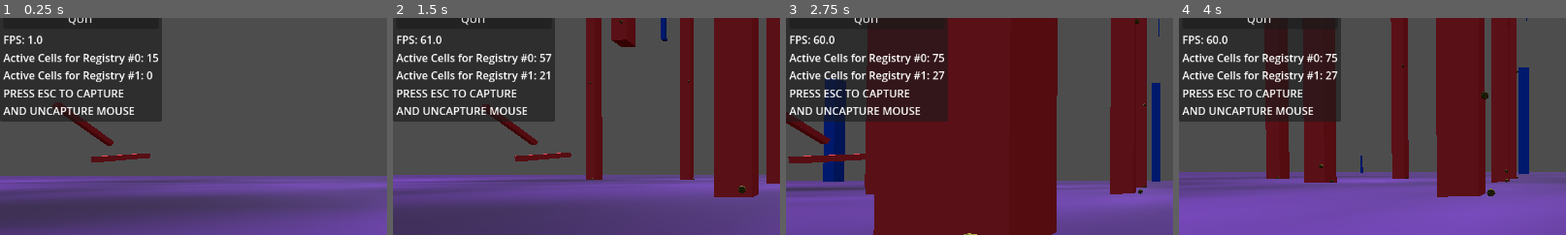
Above: before the commit, frames 1-4 (left to right).
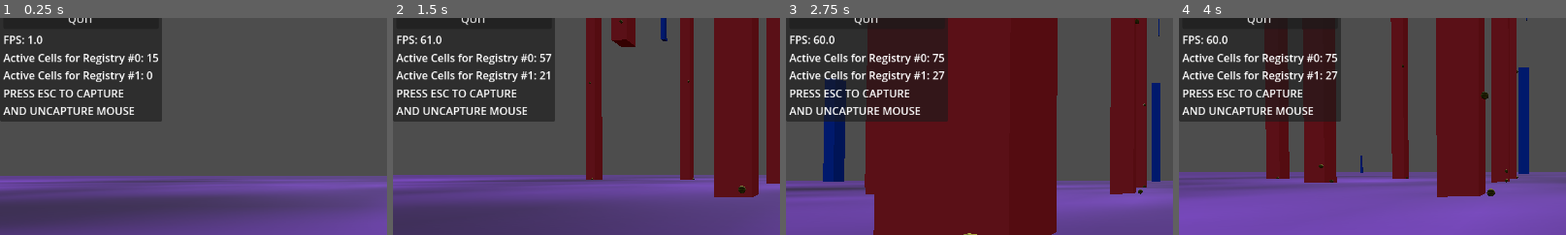
Above: after the commit, the same moments.

Repository: liamhendricks/cellblock
Game: Godot game, scene res://World.tscn
Same seed, same stepped clock (60 frames per second), same inputs: the game is played once before the commit and once after it.
Inputs (mouse positions are % of the whole screen's width and height, from its top left):
- Up to frame 1 (0.25 s): no input
- Up to frame 2 (1.5 s): move the mouse to (55, 50) at 0.52 s; hold W (forward) from 0.53 s (still down); move the mouse to (45, 50) at 1.27 s
- Up to frame 3 (2.75 s): keep holding W (forward); move the mouse to (52, 48) at 2.02 s
- Up to frame 4 (4 s): keep holding W (forward); move the mouse to (49, 52) at 2.77 s; move the mouse to (57, 51) at 3.52 s
The pictures show only the part of the screen within x 0-50%, y 14-64%; the shares and areas given below are measured in that part.

The runs differ from the first frame. In frame 1, 0.9% of the frame differs, in the area x 13-39%, y 38-67%; in frame 2, 0.9%; in frame 3, 1.2%, in the area x 0-21%, y 43-67%; in frame 4, nothing differs.

Commit message:
bump minor version

Diff:
--- a/project/World.tscn
+++ b/project/World.tscn
@@ -7,10 +7,6 @@
 [ext_resource type="Resource" uid="uid://or7ra5w1ycyv" path="res://addons/cellblock/resources/cell_registry_example_near.tres" id="5_p1v5b"]
 [ext_resource type="Resource" uid="uid://ca5rcb602gxwi" path="res://addons/cellblock/resources/cell_registry_example_far.tres" id="6_wygdx"]
 [ext_resource type="Script" uid="uid://bfffeg8o5htm1" path="res://addons/cellblock/cell_save.gd" id="7_wygdx"]
-[ext_resource type="Script" uid="uid://cuh238b5eycuy" path="res://addons/cellblock/cell.gd" id="8_kva58"]
-[ext_resource type="PackedScene" uid="uid://b8dsv02bisyox" path="res://StaticObjectExample.tscn" id="9_f5c0m"]
-[ext_resource type="PackedScene" uid="uid://dhl8wnvosccbo" path="res://MutableObjectExample.tscn" id="10_b2ar6"]
-[ext_resource type="Script" uid="uid://x1pkhw7yjo6v" path="res://mutable_object.gd" id="11_ee7l0"]
 
 [sub_resource type="FastNoiseLite" id="FastNoiseLite_js7pq"]
 frequency = 0.0665
@@ -54,7 +50,6 @@
 transform = Transform3D(1, 0, 0, 0, 1, 0, 0, 0, 1, 8, 1.571, 0)
 
 [node name="CellAnchor" parent="." instance=ExtResource("2_2dftf")]
-transform = Transform3D(1, 0, 0, 0, 1, 0, 0, 0, 1, -250, -50, -250)
 cell_registries = Array[ExtResource("4_eu7l1")]([ExtResource("5_p1v5b"), ExtResource("6_wygdx")])
 cell_save = SubResource("Resource_bah7m")
 
@@ -64,29 +59,4 @@
 [node name="DirectionalLight3D" type="DirectionalLight3D" parent="."]
 transform = Transform3D(1, 0, 0, 0, -0.6264, 0.779502, 0, -0.779502, -0.6264, 0, 21.326, 0)
 
-[node name="Cell" type="Node3D" parent="."]
-transform = Transform3D(1, 0, 0, 0, 1, 0, 0, 0, 1, -250, -50, -250)
-script = ExtResource("8_kva58")
-
-[node name="Statics" type="Node3D" parent="Cell"]
-
-[node name="StaticObjectExample" type="StaticBody3D" parent="Cell/Statics" instance=ExtResource("9_f5c0m")]
-transform = Transform3D(0.0041676, -0.00520793, 0.999978, -0.99116, 0.132587, 0.00482135, -0.132609, -0.991158, -0.0046093, 0, 67.8766, 0)
-
-[node name="StaticObjectExample2" type="StaticBody3D" parent="Cell/Statics" instance=ExtResource("9_f5c0m")]
-transform = Transform3D(0.0041676, -0.00520793, 0.999978, 0.861165, 0.508325, -0.00094169, -0.508309, 0.86115, 0.00660335, -34.3073, 88.8331, -43.5773)
-
-[node name="wolf" type="Node3D" parent="Cell/Statics/StaticObjectExample2"]
-
-[node name="Objects" type="Node3D" parent="Cell"]
-
-[node name="MutableObjectExample" type="RigidBody3D" parent="Cell/Objects" instance=ExtResource("10_b2ar6")]
-script = ExtResource("11_ee7l0")
-
-[node name="Characters" type="Node3D" parent="Cell"]
-
-[node name="Doors" type="Node3D" parent="Cell"]
-
-[node name="Spawners" type="Node3D" parent="Cell"]
-
 [connection signal="editor_state_changed" from="CellAnchor" to="CellAnchor" method="_on_editor_state_changed"]
--- a/project/cells/near/cell_-5_-1_-5.tscn
+++ b/project/cells/near/cell_-5_-1_-5.tscn
@@ -16,8 +16,6 @@
 [node name="StaticObjectExample2" type="StaticBody3D" parent="Statics" instance=ExtResource("2_c27n1")]
 transform = Transform3D(0.0041676, -0.00520793, 0.999978, 0.861165, 0.508325, -0.00094169, -0.508309, 0.86115, 0.00660335, -34.3073, 88.8331, -43.5773)
 
-[node name="wolf" type="Node3D" parent="Statics/StaticObjectExample2"]
-
 [node name="Objects" type="Node3D" parent="."]
 
 [node name="MutableObjectExample" type="RigidBody3D" parent="Objects" instance=ExtResource("3_yi2y8")]
Not shown: 1 places in project/World.tscn that only renumber resources
Not shown, changed: project/addons/cellblock/cellblock_editor.gd
Not shown, changed: project/addons/cellblock/plugin.cfg
